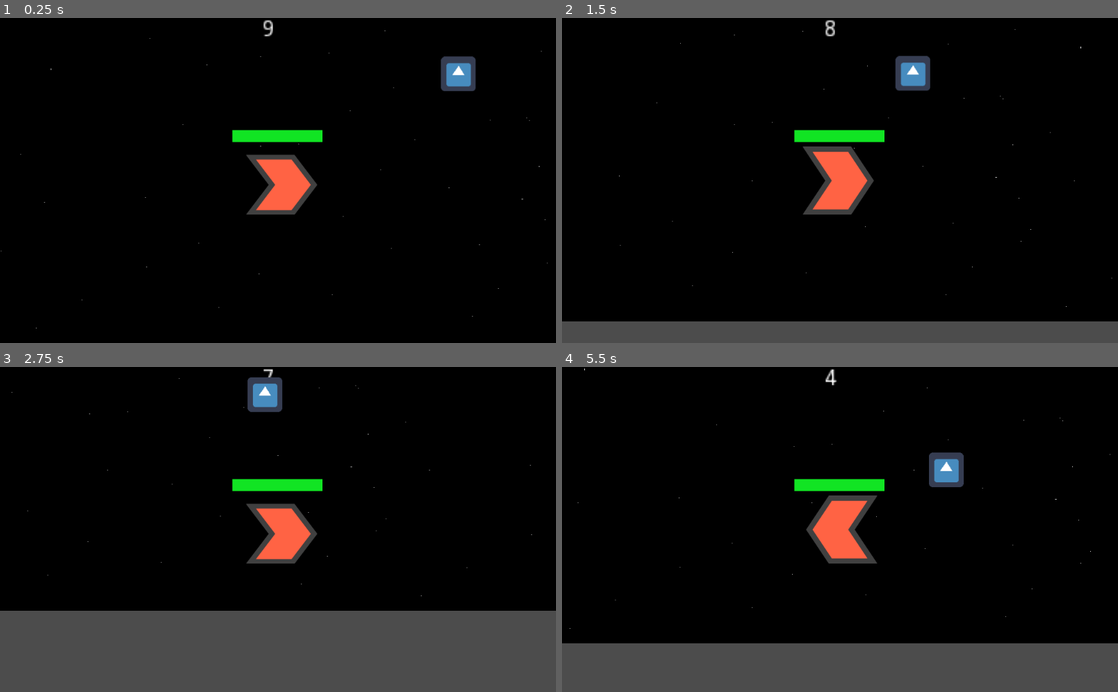
Above: before the commit, frames 1-4 (two rows, left to right).
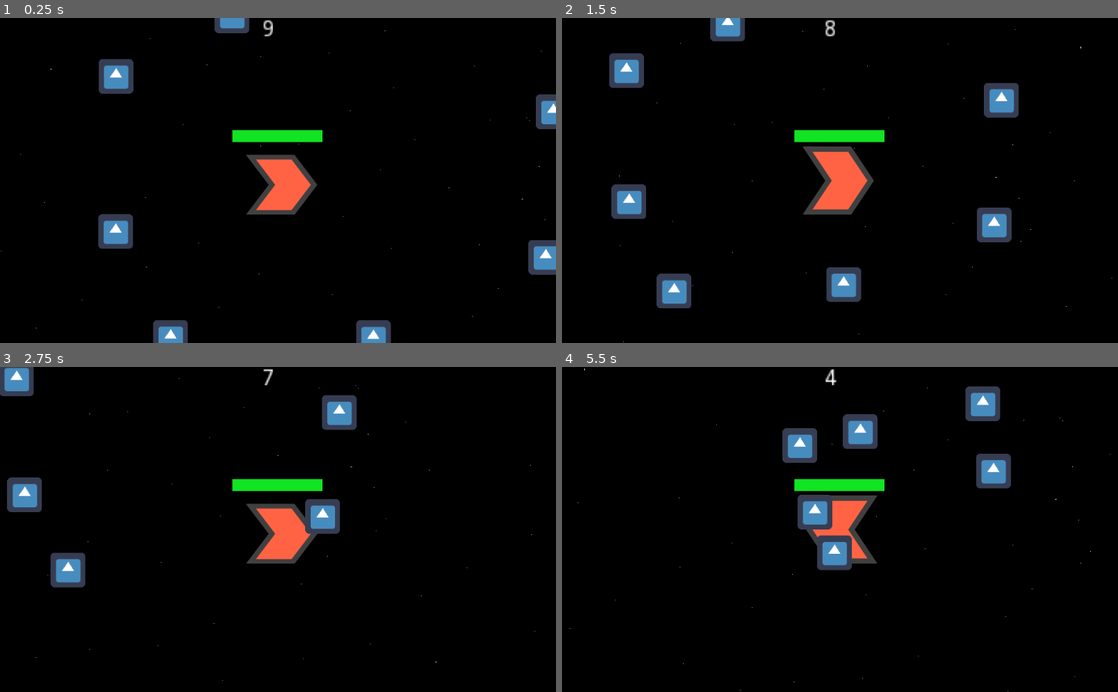
Above: after the commit, the same moments.

Repository: Rathenix/SquidStation
Game: Godot game, scene res://scenes/infinite_level.tscn
The game is run twice, just before and just after one commit, with the same random seed, the same clock (stepped at 60 frames per second) and the same inputs. This scene is started directly instead of the project's main scene. The engine's default icon, where the game draws it, is replaced by a stand-in: a white triangle on a blue panel in a dark square.
Inputs:
- Up to frame 1 (0.25 s): no input
- Up to frame 2 (1.5 s): hold Right (ui_right) 0.53-1.28 s; hold Down (ui_down) from 1.28 s (still down)
- Up to frame 3 (2.75 s): release Down (ui_down) at 2.03 s; hold Right (ui_right) from 2.03 s (still down)
- Up to frame 4 (5.5 s): release Right (ui_right) at 2.78 s; hold Up (ui_up) 2.78-3.53 s; hold Left (ui_left) 3.53-5.03 s; hold Down (ui_down) from 5.03 s (still down)

The runs differ from the first frame. In frame 1, 4.1% of the frame differs, in the area x 17-100%, y 0-100%; in frame 2, 12%; in frame 3, 29%, in the area x 0-100%, y 0-100%; in frame 4, 20%.
Error before the commit: Invalid call. Nonexistent function '_set_playing' in base 'AnimatedSprite'. (res://scripts/player.gd:30)
Error after the commit: Invalid call. Nonexistent function '_set_playing' in base 'AnimatedSprite'. (res://scripts/player.gd:34)

Commit message:
first attack; damage enemy; vertical parallax

Diff:
--- a/scenes/infinite_level.tscn
+++ b/scenes/infinite_level.tscn
@@ -12,4 +12,25 @@
 position = Vector2( 300, 300 )
 
 [node name="squid_1" parent="." instance=ExtResource( 3 )]
-position = Vector2( 643, 97 )
+position = Vector2( 212, -16 )
+
+[node name="squid_2" parent="." instance=ExtResource( 3 )]
+position = Vector2( 819, 170 )
+
+[node name="squid_3" parent="." instance=ExtResource( 3 )]
+position = Vector2( 482, 601 )
+
+[node name="squid_4" parent="." instance=ExtResource( 3 )]
+position = Vector2( 805, 445 )
+
+[node name="squid_5" parent="." instance=ExtResource( 3 )]
+position = Vector2( -11, 398 )
+
+[node name="squid_6" parent="." instance=ExtResource( 3 )]
+position = Vector2( -9, 101 )
+
+[node name="squid_7" parent="." instance=ExtResource( 3 )]
+position = Vector2( 703, -64 )
+
+[node name="squid_8" parent="." instance=ExtResource( 3 )]
+position = Vector2( 95, 600 )
--- a/scenes/player.tscn
+++ b/scenes/player.tscn
@@ -1,8 +1,15 @@
-[gd_scene load_steps=11 format=2]
+[gd_scene load_steps=13 format=2]
 
 [ext_resource path="res://images/player_idle.png" type="Texture" id=1]
 [ext_resource path="res://scripts/player.gd" type="Script" id=2]
 [ext_resource path="res://scenes/game_timer.tscn" type="PackedScene" id=3]
+[ext_resource path="res://shaders/color_flash.gdshader" type="Shader" id=4]
+
+[sub_resource type="ShaderMaterial" id=9]
+resource_local_to_scene = true
+shader = ExtResource( 4 )
+shader_param/flash_color = Color( 1, 1, 1, 1 )
+shader_param/flash_modifier = 0.0
 
 [sub_resource type="AtlasTexture" id=1]
 flags = 4
@@ -43,6 +50,7 @@
 }
 
 [node name="sprite" type="AnimatedSprite" parent="."]
+material = SubResource( 9 )
 frames = SubResource( 3 )
 animation = "idle"
 frame = 1
@@ -52,6 +60,7 @@
 }
 
 [node name="CollisionShape2D" type="CollisionShape2D" parent="."]
+visible = false
 position = Vector2( -15.5, 9.5 )
 shape = SubResource( 4 )
 
@@ -64,6 +73,7 @@
 margin_right = -40.0
 margin_bottom = -584.0
 rect_scale = Vector2( 6, 6 )
+text = "0"
 
 [node name="hp_bar" type="ProgressBar" parent="."]
 margin_left = -168.0
@@ -75,5 +85,9 @@
 value = 50.0
 percent_visible = false
 
+[node name="flash_timer" type="Timer" parent="."]
+one_shot = true
+
 [connection signal="body_shape_entered" from="." to="." method="_on_player_body_shape_entered"]
 [connection signal="body_shape_exited" from="." to="." method="_on_player_body_shape_exited"]
+[connection signal="timeout" from="flash_timer" to="." method="_on_flash_timer_timeout"]
--- /dev/null
+++ b/scenes/single_shot_attack.tscn
@@ -0,0 +1,6 @@
+[gd_scene load_steps=2 format=2]
+
+[ext_resource path="res://scripts/single_shot_attack.gd" type="Script" id=2]
+
+[node name="single_shot_attack" type="Node2D"]
+script = ExtResource( 2 )
--- /dev/null
+++ b/scenes/single_shot_bullet.tscn
@@ -0,0 +1,16 @@
+[gd_scene load_steps=4 format=2]
+
+[ext_resource path="res://images/bullet.png" type="Texture" id=1]
+[ext_resource path="res://scripts/single_shot_bullet.gd" type="Script" id=2]
+
+[sub_resource type="CircleShape2D" id=1]
+radius = 12.0
+
+[node name="single_shot_bullet" type="KinematicBody2D"]
+script = ExtResource( 2 )
+
+[node name="Sprite" type="Sprite" parent="."]
+texture = ExtResource( 1 )
+
+[node name="CollisionShape2D" type="CollisionShape2D" parent="."]
+shape = SubResource( 1 )
--- a/scenes/space_parallax.tscn
+++ b/scenes/space_parallax.tscn
@@ -8,10 +8,10 @@
 script = ExtResource( 1 )
 
 [node name="ParallaxBackground" type="ParallaxBackground" parent="."]
-scroll_offset = Vector2( 1000, 0 )
+scroll_offset = Vector2( 1000, 500 )
 
 [node name="ParallaxLayer" type="ParallaxLayer" parent="ParallaxBackground"]
-motion_mirroring = Vector2( 1024, 0 )
+motion_mirroring = Vector2( 1024, 600 )
 
 [node name="background" type="Sprite" parent="ParallaxBackground/ParallaxLayer"]
 texture = ExtResource( 2 )
--- a/scenes/squid_1.tscn
+++ b/scenes/squid_1.tscn
@@ -1,7 +1,14 @@
-[gd_scene load_steps=5 format=2]
+[gd_scene load_steps=7 format=2]
 
 [ext_resource path="res://scripts/squid_1.gd" type="Script" id=1]
 [ext_resource path="res://icon.png" type="Texture" id=2]
+[ext_resource path="res://shaders/color_flash.gdshader" type="Shader" id=3]
+
+[sub_resource type="ShaderMaterial" id=3]
+resource_local_to_scene = true
+shader = ExtResource( 3 )
+shader_param/flash_color = Color( 1, 1, 1, 1 )
+shader_param/flash_modifier = 0.0
 
 [sub_resource type="SpriteFrames" id=1]
 animations = [ {
@@ -18,8 +25,14 @@
 script = ExtResource( 1 )
 
 [node name="AnimatedSprite" type="AnimatedSprite" parent="."]
+material = SubResource( 3 )
 frames = SubResource( 1 )
 
 [node name="CollisionShape2D" type="CollisionShape2D" parent="."]
 position = Vector2( -1, -1 )
 shape = SubResource( 2 )
+
+[node name="flash_timer" type="Timer" parent="."]
+one_shot = true
+
+[connection signal="timeout" from="flash_timer" to="." method="_on_flash_timer_timeout"]
--- a/scripts/Game.gd
+++ b/scripts/Game.gd
@@ -5,9 +5,13 @@
 	"max_hp": 10,
 	"move_speed": 1,
 	"attack_rate": 1,
-	"attacks": [],
+	"attacks": ["single_shot"],
 	"score": 0,
 	"level_path": [],
+}
+
+var attacks = {
+	"single_shot": preload("res://scenes/single_shot_attack.tscn"),
 }
 
 var Screens = {
--- a/scripts/player.gd
+++ b/scripts/player.gd
@@ -11,11 +11,15 @@
 
 onready var sprite = $sprite
 onready var hp_bar = $hp_bar
-onready var hp_tween = $hp_bar/hp_tween
+onready var flash_timer = $flash_timer
 
 func _ready():
 	hp_bar.max_value = max_hp
 	hp_bar.value = current_hp
+	flash_timer.wait_time = 0.1
+	for attack in attacks:
+		var atk = Game.attacks[attack].instance()
+		add_child(atk)
 	set_physics_process(true)
 
 func _physics_process(delta):
@@ -44,14 +48,25 @@
 		sprite._set_playing(false)
 
 func modify_hp(hp_amount):
+	if hp_amount > 0:
+		flash(Color.green)
+	elif hp_amount < 0:
+		flash(Color.red)
 	current_hp = clamp(current_hp + hp_amount, 0, max_hp)
 	hp_bar.value = current_hp
 
+func flash(color):
+	sprite.material.set_shader_param("flash_color", color)
+	sprite.material.set_shader_param("flash_modifier", 0.5)
+	flash_timer.start()
+
 func _on_player_body_shape_entered(body_rid, body, body_shape_index, local_shape_index):
-	print(str("enemy? ", body.is_in_group("enemy")))
 	if body.is_in_group("enemy"):
 		body.touching_player = true
 
 func _on_player_body_shape_exited(body_rid, body, body_shape_index, local_shape_index):
-	if body.is_in_group("enemy"):
+	if body and body.is_in_group("enemy"):
 		body.touching_player = false
+
+func _on_flash_timer_timeout():
+	sprite.material.set_shader_param("flash_modifier", 0.0)
--- /dev/null
+++ b/scripts/single_shot_attack.gd
@@ -0,0 +1,39 @@
+extends Node2D
+
+var vel = Vector2()
+var speed = 10
+var attack_range = 600
+var damage_amount = 1
+var attack_tick = 1
+var attack_tick_timer = 0
+var bullet_scene = preload("res://scenes/single_shot_bullet.tscn")
+
+onready var player = get_parent()
+onready var current_level = player.get_parent()
+
+func _ready():
+	attack_tick *= player.attack_rate
+
+func _process(delta):
+	attack_tick_timer += delta
+	if attack_tick_timer > attack_tick:
+		attack_tick_timer = 0
+		shoot()
+
+func shoot():
+	var all_enemies = get_tree().get_nodes_in_group("enemy")
+	if all_enemies.size() > 0:
+		var closest_enemy
+		for enemy in all_enemies:
+			if not closest_enemy:
+				if player.position.distance_to(enemy.position) < attack_range:
+					closest_enemy = enemy
+			elif player.position.distance_to(enemy.position) < player.position.distance_to(closest_enemy.position):
+				closest_enemy = enemy
+		if closest_enemy:
+			vel = player.position.direction_to(closest_enemy.position) * speed
+			var bullet = bullet_scene.instance()
+			bullet.position = player.position
+			bullet.velocity = vel
+			bullet.damage = damage_amount
+			current_level.add_child(bullet)
--- /dev/null
+++ b/scripts/single_shot_bullet.gd
@@ -0,0 +1,11 @@
+extends KinematicBody2D
+
+var velocity
+var damage
+
+func _process(delta):
+	var collision = move_and_collide(velocity)
+	if collision:
+		if collision.collider.is_in_group("enemy"):
+			collision.collider.take_damage(damage)
+		queue_free()
--- a/scripts/squid_1.gd
+++ b/scripts/squid_1.gd
@@ -2,13 +2,19 @@
 
 onready var current_level = get_parent()
 onready var player = current_level.get_node('player')
+onready var flash_timer = $flash_timer
+onready var sprite = $AnimatedSprite
 
 var vel = Vector2()
 var speed = 50
+var hp = 2
 var damage_amount = 1
 var damage_tick = 1
 var damage_tick_timer = 0
 var touching_player = false
+
+func _ready():
+	flash_timer.wait_time = 0.1
 
 func _process(delta):
 	vel = position.direction_to(player.position) * speed
@@ -24,3 +30,17 @@
 
 func deal_damage(damage):
 	player.modify_hp(-damage)
+
+func take_damage(damage):
+	flash(Color.red)
+	hp -= damage
+	if hp <= 0:
+		queue_free()
+
+func flash(color):
+	sprite.material.set_shader_param("flash_color", color)
+	sprite.material.set_shader_param("flash_modifier", 0.5)
+	flash_timer.start()
+
+func _on_flash_timer_timeout():
+	sprite.material.set_shader_param("flash_modifier", 0.0)
--- /dev/null
+++ b/shaders/color_flash.gdshader
@@ -0,0 +1,10 @@
+shader_type canvas_item;
+
+uniform  vec4 flash_color : hint_color = vec4(1.0);
+uniform float flash_modifier : hint_range(0.0, 1.0) = 0.0;
+
+void fragment() {
+	vec4 color = texture(TEXTURE, UV);
+	color.rgb = mix(color.rgb, flash_color.rgb, flash_modifier);
+	COLOR = color;
+}
Binary file added: images/bullet.png
Not shown, added: images/bullet.png.import
